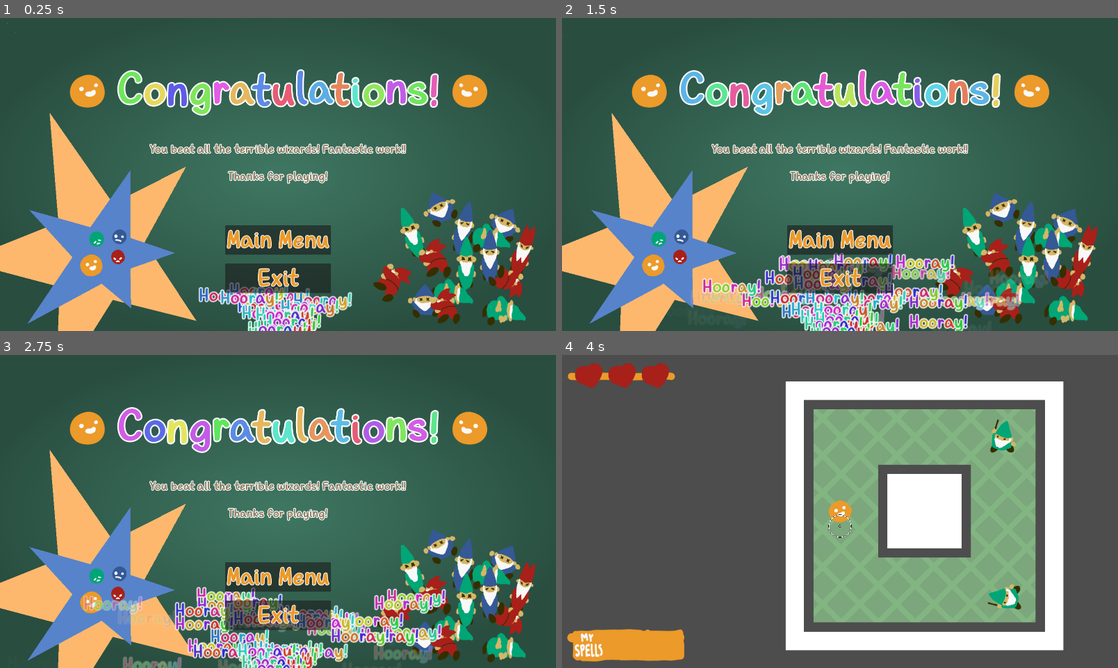
Above: before the commit, frames 1-4 (two rows, left to right).
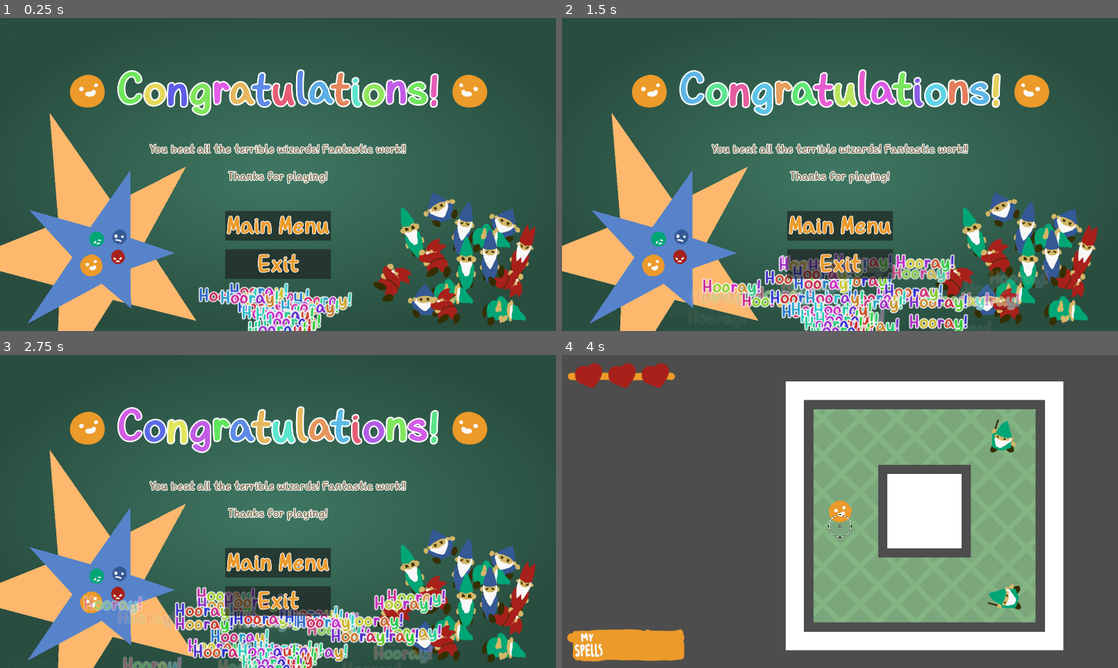
Above: after the commit, the same moments.

Repository: Tzeryushi/A-Wizard-Casting-Spell
Game: Godot game, scene res://Scenes/NewWinScene.tscn
The game is run twice, just before and just after one commit, with the same random seed, the same clock (stepped at 60 frames per second) and the same inputs. This scene is started directly instead of the project's main scene.
Inputs (mouse positions are in pixels of both pictures, inside the frame that each line leads up to):
- Up to frame 1 (0.25 s): no input
- Up to frame 2 (1.5 s): move the mouse to (962, 158) at 0.52 s; hold D (move_right) 0.53-1.28 s; tap Space (flip) at 0.6 s; move the mouse to (728, 190) at 1.27 s; hold S (move_down) from 1.28 s (still down); click (728, 190) at 1.35 s
- Up to frame 3 (2.75 s): move the mouse to (333, 442) at 2.02 s; release S (move_down) at 2.03 s; hold D (move_right) from 2.03 s (still down); tap Space (flip) at 2.1 s
- Up to frame 4 (4 s): move the mouse to (812, 574) at 2.77 s; release D (move_right) at 2.78 s; hold W (move_up) 2.78-3.5 s; click (812, 574) at 2.85 s; click "Play Game" at 3.5 s

The runs differ from the first frame. In frame 1, 3.7% of the frame differs, in the area x 40-60%, y 61-88%; in frame 2, 3.7%; in frame 3, 3.7%; in frame 4, nothing differs.

Commit message:
Fixed icons. Post Jam Finished.

Diff:
--- a/Scenes/Levels/Tutorial.tscn
+++ b/Scenes/Levels/Tutorial.tscn
@@ -177,13 +177,15 @@
 offset_left = 8904.0
 offset_top = 441.0
 offset_right = 9658.0
-offset_bottom = 487.0
-theme_override_colors/default_color = Color(0.611765, 0.290196, 0.0862745, 1)
-theme_override_colors/font_outline_color = Color(1, 1, 1, 1)
-theme_override_constants/outline_size = 10
-theme_override_font_sizes/normal_font_size = 30
-bbcode_enabled = true
-text = "[center]Well, that's about the gist of it. best of luck out there!"
+offset_bottom = 633.0
+theme_override_colors/default_color = Color(0.611765, 0.290196, 0.0862745, 1)
+theme_override_colors/font_outline_color = Color(1, 1, 1, 1)
+theme_override_constants/outline_size = 10
+theme_override_font_sizes/normal_font_size = 30
+bbcode_enabled = true
+text = "[center]If you're ever stuck, press [wave]R[/wave] to restart a level. If you press it now, it'll send you to the start of the tutorial! Neat!
+
+Well, that's about the gist of it. best of luck out there!"
 scroll_active = false
 
 [node name="RichTextLabel2" type="RichTextLabel" parent="." index="16"]
--- a/Scenes/WinScene.tscn
+++ b/Scenes/WinScene.tscn
@@ -137,9 +137,9 @@
 anchor_right = 0.5
 anchor_bottom = 0.5
 offset_left = -182.5
-offset_top = -117.0
+offset_top = -166.0
 offset_right = 182.5
-offset_bottom = 117.0
+offset_bottom = 68.0
 grow_horizontal = 2
 grow_vertical = 2
 theme_override_constants/separation = 30
--- a/project.godot
+++ b/project.godot
@@ -13,8 +13,8 @@
 config/name="GMTK 2023"
 run/main_scene="res://Scenes/MainMenu.tscn"
 config/features=PackedStringArray("4.1", "GL Compatibility")
-config/icon="res://Art/Icon.png"
-config/windows_native_icon="res://Art/Icon.ico"
+config/icon="res://Art/Icon2.png"
+config/windows_native_icon="res://Art/Icon2.ico"
 
 [autoload]
 
Binary file added: Art/Icon2.ico
Binary file added: Art/Icon2.png
Not shown, added: Art/Icon2.png.import
Not shown, added: Art/Icon2.ico~
